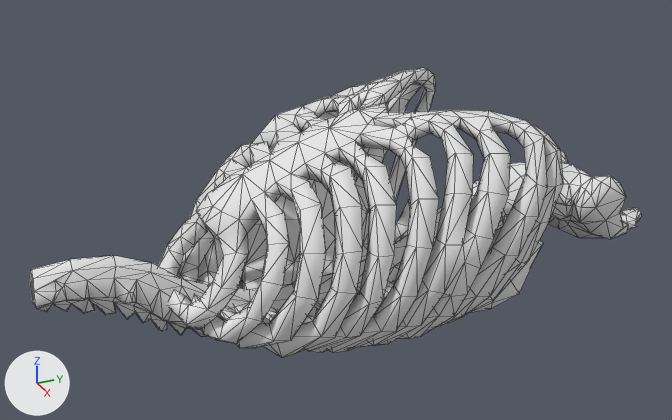
The glTF model apps/world-studio/public/kits/settlement-root-v1/parts/vanilla_clutter_bones_bloodyribs-7fa5dc4b.glb: old version first, new version second.
One viewpoint serves both versions: a camera (50 mm lens) standing at (0.983, -0.503, 0.504) and looking at (-0.023, -0.05, 0.001). Arrows for +X, +Y and +Z are at lower left; the lights stay in place. The older version comes first. Mesh edges are drawn as thin lines. Objects named as collision shapes, trigger or cutter boxes, shadow casters or lower levels of detail are left out. Where no turn or scale is listed for an object, it has been applied to the vertices.

Objects in the first picture: 'es|BloodyRibs:0'.
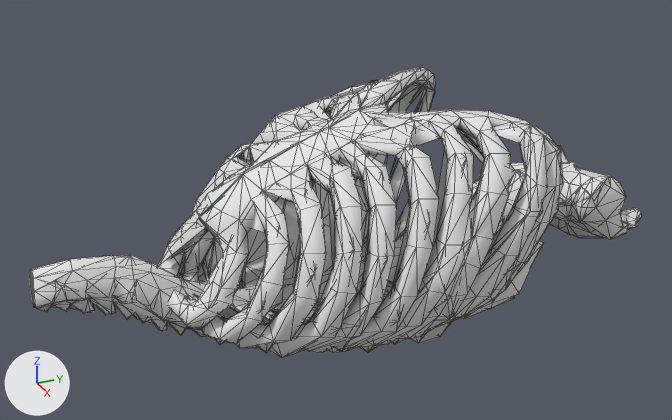
Pixel boxes [x1, y1, x2, y2] of what changed, in the pictures (672 x 420 px):
'es|BloodyRibs:0__lod1', added: after [30, 68, 632, 353]

The change in detail:
Mesh me_mesh_1 is new.
It has 689 vertices, 894 faces and spans x -0.194..0.195, y -0.439..0.439, z -0.145..0.149.
It uses material mat_bloodyribs_0_mat (its picture is missing).
Object 'es|BloodyRibs:0__lod1' (ob_es_bloodyribs_0__lod1) is new; it shows me_mesh_1.
Its location is (0.0, 0.0, 0.0).
